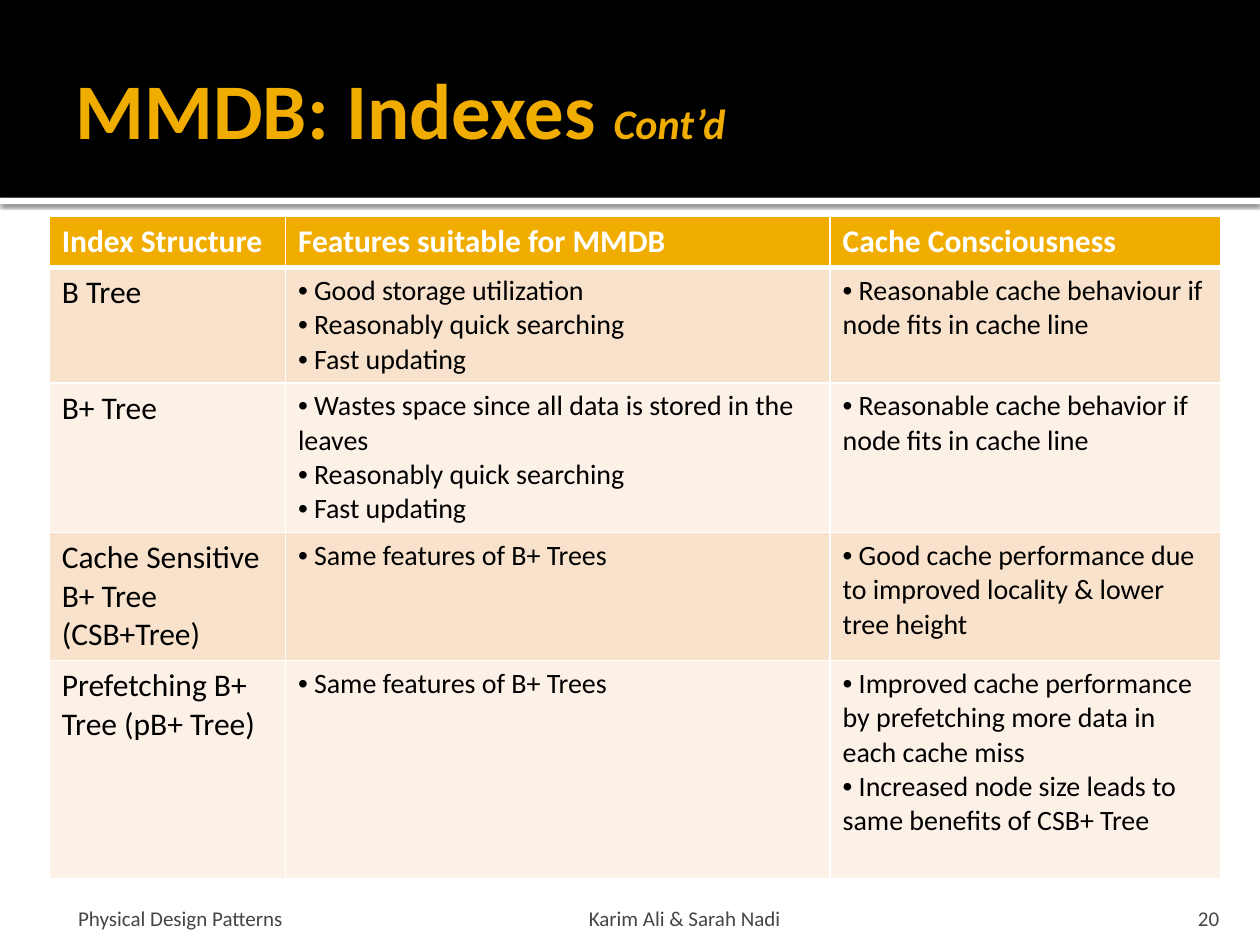
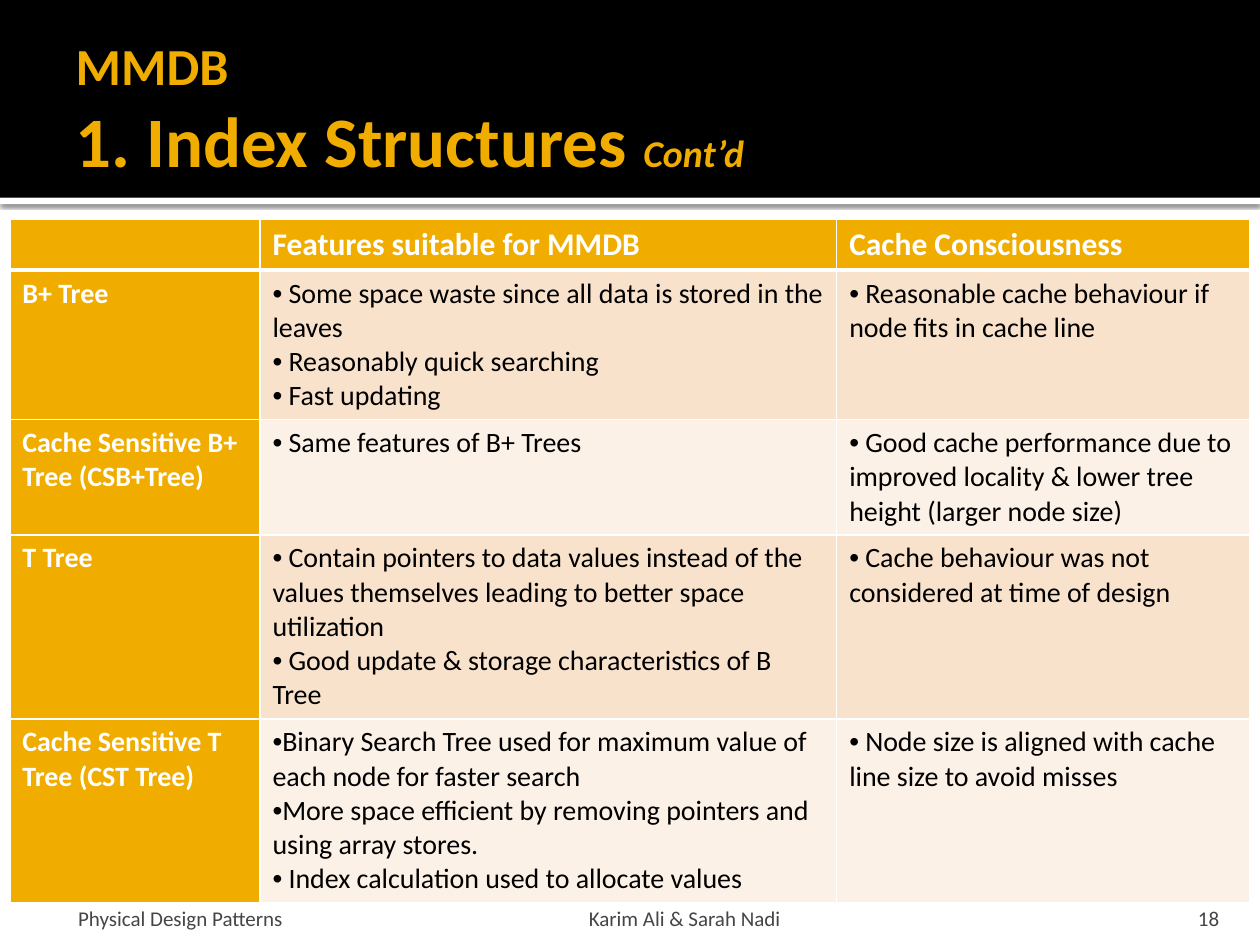
Before and after one commit to snadi/cs848-db, a slide deck: slide 18 of cs848-db/PhysDesignPres.pptx (slide 20 before the commit). Drawn at 1260x945 pixels with LibreOffice and Linux fonts; fonts in the diff are those of the drawing. Boxes give left, top, right and bottom in pixels: in the first picture for what was removed or moved away, otherwise in the second. Text is boxed around its words. In the diff, an @@ line names an element or a change of style, - is before the commit and + after.

```diff
--- a/cs848-db/PhysDesignPres.pptx
+++ b/cs848-db/PhysDesignPres.pptx
@@ title at (x1=76, y1=51, x2=744, y2=168): text changed; size 45 to 40.5 pt @@
-MMDB: Indexes Cont’d
+MMDB
+1. Index Structures Cont’d
@@ table at (x1=10, y1=219, x2=1251, y2=893) @@
-row 1, column 1: Index Structure
+row 1, column 1: 
-row 2, column 1: B Tree
+row 2, column 1: B+ Tree
-row 2, column 2: Good storage utilization / Reasonably quick searching / Fast updating
+row 2, column 2: Some space waste since all data is stored in the leaves / Reasonably quick searching / Fast updating
-row 3: B+ Tree | Wastes space since all data is stored in the leaves / Reasonably quick searching / Fast updating | Reasonable cache behavior if node fits in cache line
+row 3: Cache Sensitive B+ Tree (CSB+Tree) | Same features of B+ Trees | Good cache performance due to improved locality & lower tree height (larger node size)
-row 4: Cache Sensitive B+ Tree (CSB+Tree) | Same features of B+ Trees | Good cache performance due to improved locality & lower tree height
+row 4: T Tree | Contain pointers to data values instead of the values themselves leading to better space utilization / Good update & storage characteristics of B Tree | Cache behaviour was not considered at time of design
-row 5: Prefetching B+ Tree (pB+ Tree) | Same features of B+ Trees | Improved cache performance by prefetching more data in each cache miss / Increased node size leads to same benefits of CSB+ Tree
+row 5: Cache Sensitive T Tree (CST Tree) | Binary Search Tree used for maximum value of each node for faster search / More space efficient by removing pointers and using array stores. / Index calculation used to allocate values | Node size is aligned with cache line size to avoid misses
@@ fill #F9E3CC to #F0AD00 in 2 cells @@
@@ fill #FCF1E7 to #F0AD00 in 2 cells @@
@@ table resized from (x1=49, y1=217, x2=1221, y2=868) to (x1=10, y1=219, x2=1251, y2=893) @@
@@ page number at (x1=1198, y1=911, x2=1219, y2=926): text changed @@
-20
+18
```
Also in this commit, not shown: 38 other slides changed, 1 slide added, 8 slides removed.
